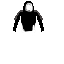
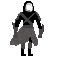
Layers edited between the first and the second 64×64 image:
removed layer "Layer 4" from group "Artboard 1" over [left=34, top=10, right=44, bottom=33]
added layer "Layer 1" in group "Artboard 1" over [left=12, top=22, right=44, bottom=38]
added layer "legs" in group "Artboard 1" over [left=12, top=9, right=44, bottom=49]
renamed "Layer 1" to "main body", painted on it over [left=13, top=9, right=44, bottom=56]
added layer "left arm" in group "Artboard 1" over [left=10, top=9, right=38, bottom=56]
added layer "right arm" in group "Artboard 1" over [left=11, top=9, right=42, bottom=54]
